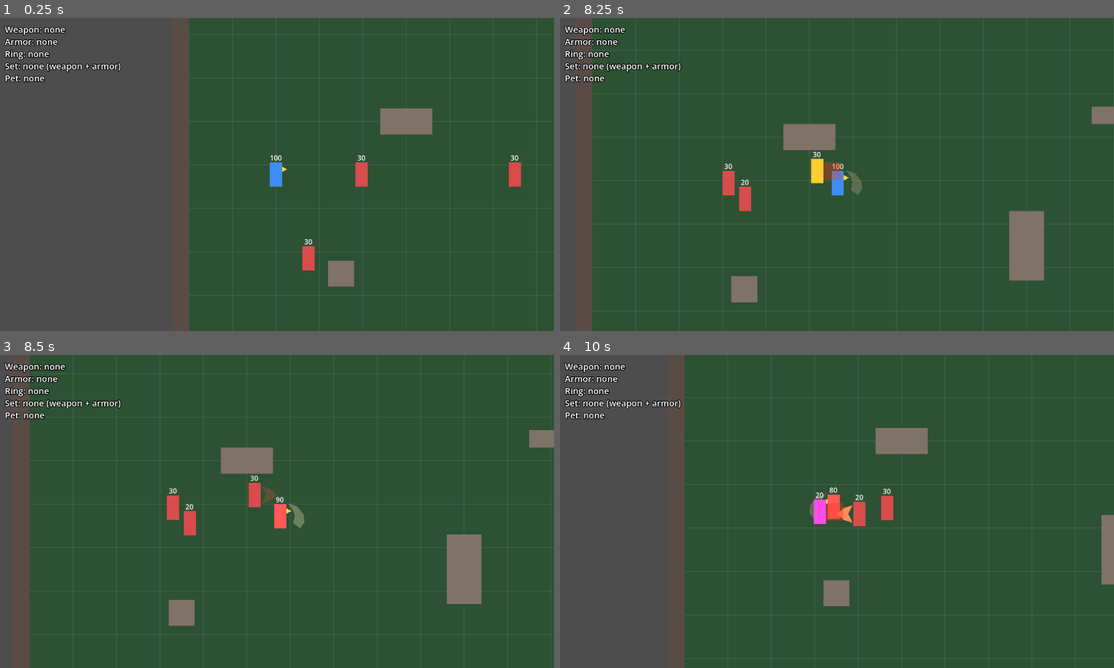
Above: before the commit, frames 1-4 (two rows, left to right).
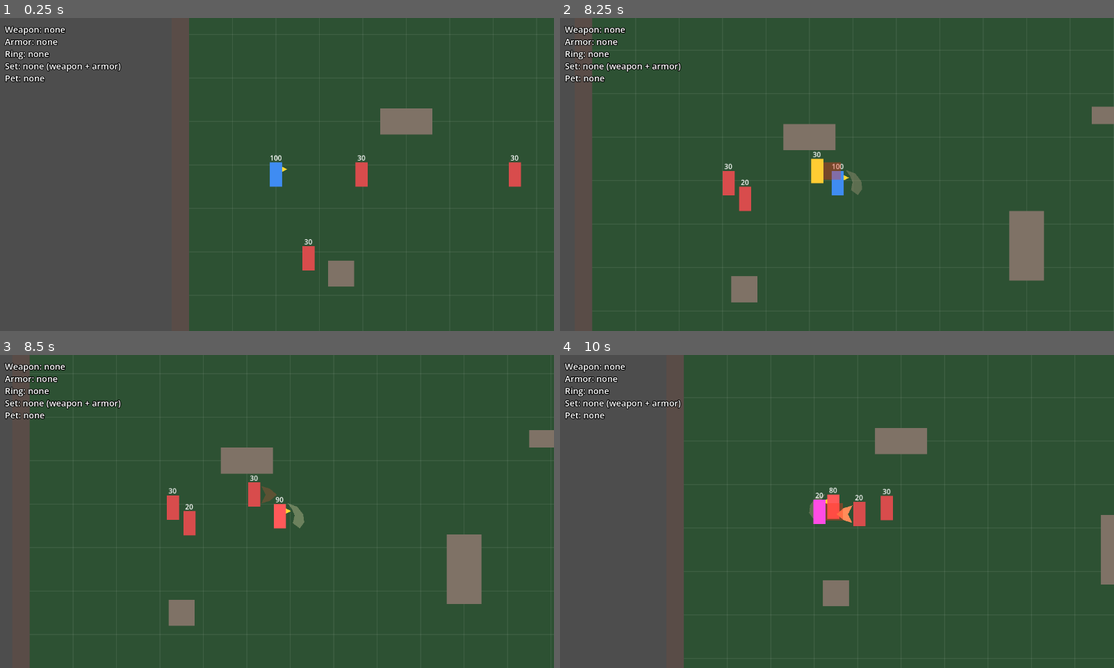
Above: after the commit, the same moments.

Repository: knc219-a11y/second-game
Game: Godot game, scene res://scenes/test_map.tscn
Same seed, same stepped clock (60 frames per second), same inputs: the game is played once before the commit and once after it.
Inputs:
- Up to frame 1 (0.25 s): no input
- Up to frame 2 (8.25 s): hold Right (move_right) 0.53-1.28 s; hold X (attack) 0.53-1.28 s; hold Down (move_down) 1.28-2.03 s; tap Space (roll) every 1.5 s from 1.35 to 7.35 s; hold Right (move_right) 2.03-2.78 s; hold X (attack) 2.03-2.78 s; hold Up (move_up) 2.78-3.53 s; hold X (attack) 3.53-4.28 s; hold Left (move_left) 3.53-5.03 s; hold Down (move_down) 5.03-5.78 s; hold X (attack) 5.03-5.78 s; hold Right (move_right) 5.78-6.53 s; hold Up (move_up) 6.53-7.28 s; hold X (attack) 6.53-7.28 s; hold Right (move_right) 7.28-8.03 s; hold Down (move_down) from 8.03 s (still down); hold X (attack) from 8.03 s (still down)
- Up to frame 3 (8.5 s): keep holding Down (move_down); keep holding X (attack)
- Up to frame 4 (10 s): release Down (move_down) at 8.78 s; release X (attack) at 8.78 s; hold Left (move_left) 8.78-9.53 s; tap Space (roll) at 8.85 s; hold Up (move_up) from 9.53 s (still down); hold X (attack) from 9.53 s (still down)

Frames 1-2 are identical in both runs. In frame 3, 0.1% of the frame differs, in the area x 30-55%, y 38-58%; in frame 4, 0.3%, in the area x 22-98%, y 0-100%.

Commit message:
Feel: halve screen shake strengths (finisher 1.5, shockwave 2.5/3.5, hurt 2 px)
Co-Authored-By: Claude Opus 5.5 (1M context) <noreply@anthropic.com>
Claude-Session: https://claude.ai/code/session_01QcapENxseCJ6ouWpkyGatH

Diff:
--- a/scripts/player.gd
+++ b/scripts/player.gd
@@ -124,10 +124,10 @@
 # shake_duration. It runs on game time, so it holds still during hitstop and
 # never outlives the freeze. A stronger shake replaces a weaker one; weaker ones
 # don't cut a stronger one short.
-@export var shake_finisher: float = 3.0
-@export var shake_shockwave: float = 5.0
-@export var shake_full_set: float = 7.0
-@export var shake_hurt: float = 4.0
+@export var shake_finisher: float = 1.5
+@export var shake_shockwave: float = 2.5
+@export var shake_full_set: float = 3.5
+@export var shake_hurt: float = 2.0
 @export var shake_duration: float = 0.15
 # A roll passes through enemy bodies (physics layer "enemy_body"); walls still
 # block it. Both ways are turned off: the Player ignores enemies, and its body
